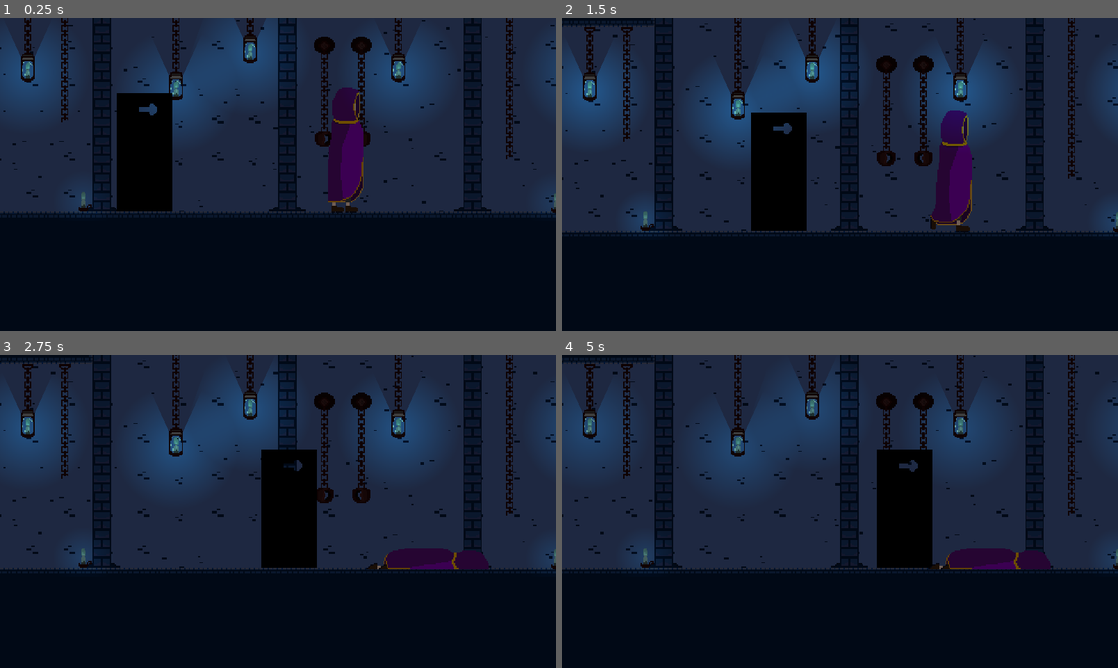
Above: before the commit, frames 1-4 (two rows, left to right).
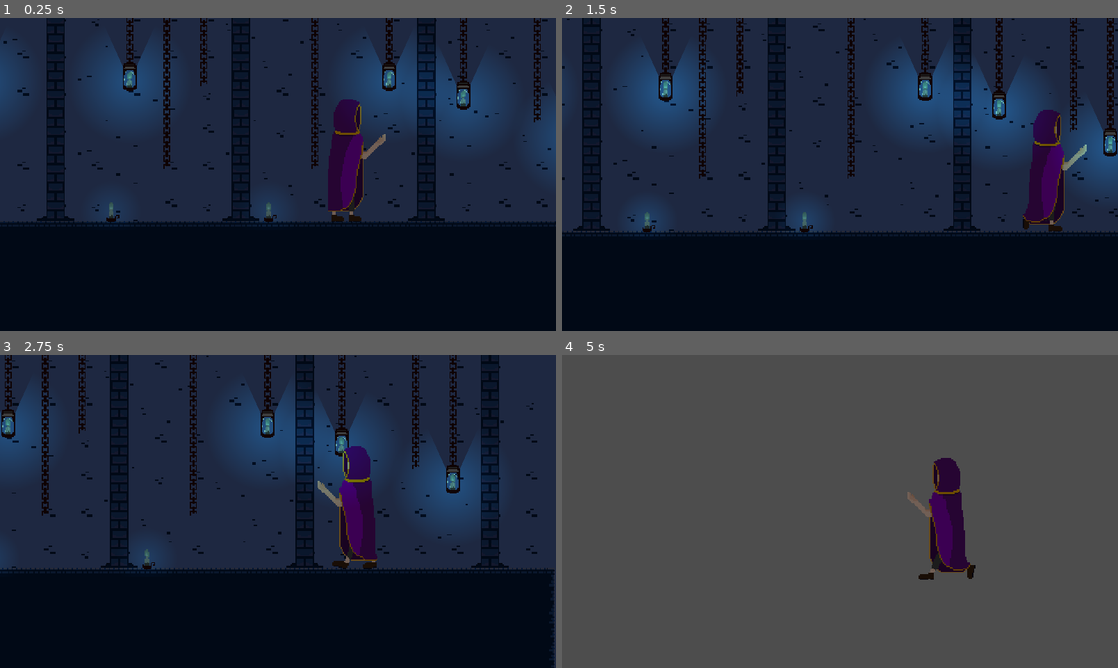
Above: after the commit, the same moments.

Repository: DevHatemAlDouh/hox-s-legacy
Game: Godot game, scene res://World/level1.tscn
Same seed, same stepped clock (60 frames per second), same inputs: the game is played once before the commit and once after it.
Inputs (mouse positions are in pixels of both pictures, inside the frame that each line leads up to):
- Up to frame 1 (0.25 s): no input
- Up to frame 2 (1.5 s): tap Enter (ui_accept) at 0.5, 0.77 s; move the mouse to (962, 158) at 0.52 s; hold D (right) from 0.53 s (still down); click (962, 158) at 0.6 s; right-click (962, 158) at 0.8 s; move the mouse to (728, 190) at 1.27 s; right-click (728, 190) at 1.35 s
- Up to frame 3 (2.75 s): tap Enter (ui_accept) at 1.52 s; click (166, 527) at 1.55 s; move the mouse to (333, 442) at 2.02 s; release D (right) at 2.03 s; hold A (left) from 2.03 s (still down); click (333, 442) at 2.1 s; right-click (333, 442) at 2.3 s
- Up to frame 4 (5 s): move the mouse to (812, 574) at 2.77 s; release A (left) at 2.78 s; hold D (right) 2.78-4.28 s; right-click (812, 574) at 2.85 s; tap Enter (ui_accept) at 3.02, 3.77, 4.52 s; click (812, 574) at 3.05 s; move the mouse to (1006, 558) at 3.52 s; click (1006, 558) at 3.6 s; right-click (1006, 558) at 3.8 s; move the mouse to (673, 464) at 4.27 s; hold A (left) from 4.28 s (still down); right-click (673, 464) at 4.35 s; click (673, 464) at 4.55 s

The runs differ from the first frame. In frame 1, 25% of the frame differs, in the area x 0-100%, y 0-67%; in frame 2, 30%; in frame 3, 26%; in frame 4, 100%, in the area x 0-100%, y 0-100%.

Commit message:
update movement

Diff:
--- a/Components/hurtbox.gd
+++ b/Components/hurtbox.gd
@@ -8,8 +8,9 @@
 func _ready() -> void:
 	connect("area_entered",_on_area_entered)
 
-func _on_area_entered(hitbox: HitBox) -> void:
-	print(hitbox.get_tree())
-	if hitbox != null:
-		health.health -= hitbox.damage
-		received_damage.emit(hitbox.damage)
+func _on_area_entered(area: Area2D) -> void:
+	if area is HitBox:
+		var hitbox: HitBox = area
+		if hitbox != null:
+			health.health -= hitbox.damage
+			received_damage.emit(hitbox.damage)
--- a/Enemies/001/001.tscn
+++ b/Enemies/001/001.tscn
@@ -31,6 +31,8 @@
 size = Vector2(48, 102)
 
 [node name="001" type="CharacterBody2D"]
+collision_layer = 2
+collision_mask = 3
 script = ExtResource("1_15y8m")
 
 [node name="Health" type="Node" parent="."]
@@ -41,7 +43,6 @@
 position = Vector2(0, -64)
 sprite_frames = SubResource("SpriteFrames_eqh5r")
 animation = &"Idel"
-flip_h = true
 
 [node name="HitBox" type="Area2D" parent="AnimatedSprite2D"]
 position = Vector2(0, 64)
--- /dev/null
+++ b/Engie/HP.tscn
@@ -0,0 +1,6 @@
+[gd_scene load_steps=2 format=3 uid="uid://dvsxp8t7lvrmf"]
+
+[ext_resource type="Script" path="res://Engie/hp.gd" id="1_hunap"]
+
+[node name="Hp" type="Node2D"]
+script = ExtResource("1_hunap")
--- /dev/null
+++ b/Engie/HitBox.tscn
@@ -0,0 +1,8 @@
+[gd_scene load_steps=2 format=3 uid="uid://d3abs8byroys4"]
+
+[ext_resource type="Script" path="res://Engie/hit_box.gd" id="1_s1kpn"]
+
+[node name="HitBox" type="Area2D"]
+script = ExtResource("1_s1kpn")
+
+[connection signal="body_entered" from="." to="." method="_on_body_entered"]
--- /dev/null
+++ b/Engie/hit_box.gd
@@ -0,0 +1,4 @@
+extends Area2D
+
+func _on_body_entered(body: Node2D) -> void:
+	pass # Replace with function body.
--- /dev/null
+++ b/Engie/hp.gd
@@ -0,0 +1,14 @@
+extends Node2D
+
+@export var MAX_HP : float
+var HP: float
+# Called when the node enters the scene tree for the first time.
+func _ready() -> void:
+	pass # Replace with function body.
+
+func birth():
+	HP = MAX_HP
+
+# Called every frame. 'delta' is the elapsed time since the previous frame.
+func _process(delta: float) -> void:
+	pass
--- a/Player/player.gd
+++ b/Player/player.gd
@@ -11,39 +11,18 @@
 
 
 func Update_Animation_Parameters():
-	if Input.is_action_just_pressed("death") || death:
-		if CombatMode:
-			animations["parameters/conditions/To_Combat"] = false
-			animations["parameters/conditions/Out_Combat"] = true
-			animations["parameters/conditions/Ready_Idel"] = false
+	if death:
+		animations["parameters/conditions/Is_Moving"] = false
 		animations["parameters/conditions/Idel"] = false
 		animations["parameters/conditions/Death"] = true
-		death = true
-	if Input.is_action_just_pressed("combat") && !CombatMode:
-		animations["parameters/conditions/To_Combat"] = true
-		animations["parameters/conditions/Out_Combat"] = false
-		animations["parameters/conditions/Idel"] = false
-		CombatMode = !CombatMode
-	elif Input.is_action_just_pressed("combat") && CombatMode:
-		animations["parameters/conditions/To_Combat"] = false
-		animations["parameters/conditions/Out_Combat"] = true
-		animations["parameters/conditions/Ready_Idel"] = false
-		CombatMode = !CombatMode
-	if !CombatMode:
-
+	else:
 		if velocity.x == 0:
 			animations["parameters/conditions/Idel"] = true
-			animations["parameters/conditions/Is_moving"] = false
+			animations["parameters/conditions/Is_Moving"] = false
 		else:
 			animations["parameters/conditions/Idel"] = false
-			animations["parameters/conditions/Is_moving"] = true
-	else:
-		if velocity.x == 0:
-			animations["parameters/conditions/Ready_Idel"] = true
-			animations["parameters/conditions/Ready_Is_moving"] = false
-		else:
-			animations["parameters/conditions/Ready_Idel"] = false
-			animations["parameters/conditions/Ready_Is_moving"] = true
+			animations["parameters/conditions/Is_Moving"] = true
+
 
 func _physics_process(delta: float) -> void:
 	Update_Animation_Parameters()
@@ -74,3 +53,13 @@
 
 func _on_health_health_depleted() -> void:
 	death = true
+
+
+func _on_enemyditction_area_entered(area: Area2D) -> void:
+	if area is HitBox:
+		CombatMode = true
+
+
+func _on_enemyditction_area_exited(area: Area2D) -> void:
+	if area is HitBox:
+		CombatMode = false
--- a/Player/player.tscn
+++ b/Player/player.tscn
@@ -1,11 +1,9 @@
-[gd_scene load_steps=65 format=3 uid="uid://bl56j3otjru8u"]
+[gd_scene load_steps=47 format=3 uid="uid://bl56j3otjru8u"]
 
 [ext_resource type="Script" path="res://Player/player.gd" id="1_yhfnr"]
-[ext_resource type="Texture2D" uid="uid://buldehinad5b0" path="res://Player/Assists/idel4.0.png" id="2_l745g"]
 [ext_resource type="Texture2D" uid="uid://30pma2vjdgen" path="res://Player/Assists/Ready3.0.png" id="3_5joss"]
 [ext_resource type="Texture2D" uid="uid://d0cxethkxkulp" path="res://Player/Assists/Ready_idel3.0.png" id="4_gk1hx"]
 [ext_resource type="Texture2D" uid="uid://pq8edpunb1w8" path="res://Player/Assists/Ready_walk4.0.png" id="5_eao42"]
-[ext_resource type="Texture2D" uid="uid://ccpwny3ouf6l5" path="res://Player/Assists/walk4.0.png" id="6_ktspk"]
 [ext_resource type="Texture2D" uid="uid://cw2dw4nd34xpu" path="res://Player/Assists/Death4.0.png" id="7_7bo0c"]
 [ext_resource type="AudioStream" uid="uid://c6s7nvcaic02i" path="res://Player/VFX's/Footsteps.mp3" id="7_fk0ue"]
 [ext_resource type="Script" path="res://Components/health.gd" id="9_8myxi"]
@@ -24,7 +22,7 @@
 "times": PackedFloat32Array(0),
 "transitions": PackedFloat32Array(1),
 "update": 0,
-"values": [&"new_animation"]
+"values": [&"Death"]
 }
 tracks/1/type = "value"
 tracks/1/imported = false
@@ -98,7 +96,7 @@
 [sub_resource type="Animation" id="Animation_kbsyy"]
 resource_name = "Ready"
 length = 0.5
-step = 0.1
+step = 0.1595
 tracks/0/type = "value"
 tracks/0/imported = false
 tracks/0/enabled = true
@@ -124,38 +122,11 @@
 "values": [0, 1, 2, 3]
 }
 
-[sub_resource type="Animation" id="Animation_kk3th"]
-resource_name = "Ready_Idel"
-step = 0.5
-tracks/0/type = "value"
-tracks/0/imported = false
-tracks/0/enabled = true
-tracks/0/path = NodePath("AnimatedSprite2D:frame")
-tracks/0/interp = 1
-tracks/0/loop_wrap = true
-tracks/0/keys = {
-"times": PackedFloat32Array(0, 0.5),
-"transitions": PackedFloat32Array(1, 1),
-"update": 0,
-"values": [0, 1]
-}
-tracks/1/type = "value"
-tracks/1/imported = false
-tracks/1/enabled = true
-tracks/1/path = NodePath("AnimatedSprite2D:animation")
-tracks/1/interp = 1
-tracks/1/loop_wrap = true
-tracks/1/keys = {
-"times": PackedFloat32Array(0),
-"transitions": PackedFloat32Array(1),
-"update": 0,
-"values": [&"Ready_Idel"]
-}
-
-[sub_resource type="Animation" id="Animation_xke8d"]
-resource_name = "Ready_Walk"
+[sub_resource type="Animation" id="Animation_xxy5d"]
+resource_name = "Walk"
 length = 0.5
-step = 0.05
+loop_mode = 1
+step = 0.1
 tracks/0/type = "value"
 tracks/0/imported = false
 tracks/0/enabled = true
@@ -166,7 +137,7 @@
 "times": PackedFloat32Array(0),
 "transitions": PackedFloat32Array(1),
 "update": 0,
-"values": [&"Ready_Walk"]
+"values": [&"Walk"]
 }
 tracks/1/type = "value"
 tracks/1/imported = false
@@ -181,43 +152,12 @@
 "values": [0, 1, 2, 3, 4, 5]
 }
 
-[sub_resource type="Animation" id="Animation_xxy5d"]
-resource_name = "Walk"
-length = 0.5
-step = 0.1
-tracks/0/type = "value"
-tracks/0/imported = false
-tracks/0/enabled = true
-tracks/0/path = NodePath("AnimatedSprite2D:animation")
-tracks/0/interp = 1
-tracks/0/loop_wrap = true
-tracks/0/keys = {
-"times": PackedFloat32Array(0),
-"transitions": PackedFloat32Array(1),
-"update": 0,
-"values": [&"Walk"]
-}
-tracks/1/type = "value"
-tracks/1/imported = false
-tracks/1/enabled = true
-tracks/1/path = NodePath("AnimatedSprite2D:frame")
-tracks/1/interp = 1
-tracks/1/loop_wrap = true
-tracks/1/keys = {
-"times": PackedFloat32Array(0, 0.1, 0.2, 0.3, 0.4, 0.5),
-"transitions": PackedFloat32Array(1, 1, 1, 1, 1, 1),
-"update": 0,
-"values": [0, 1, 2, 3, 4, 5]
-}
-
 [sub_resource type="AnimationLibrary" id="AnimationLibrary_tnnkx"]
 _data = {
 "Death": SubResource("Animation_3m12v"),
 "Idel": SubResource("Animation_qhtfr"),
 "RESET": SubResource("Animation_ketm8"),
 "Ready": SubResource("Animation_kbsyy"),
-"Ready_Idel": SubResource("Animation_kk3th"),
-"Ready_Walk": SubResource("Animation_xke8d"),
 "Walk": SubResource("Animation_xxy5d")
 }
 
@@ -225,13 +165,33 @@
 radius = 16.0
 height = 112.0
 
-[sub_resource type="AtlasTexture" id="AtlasTexture_wpeno"]
-atlas = ExtResource("2_l745g")
+[sub_resource type="AtlasTexture" id="AtlasTexture_wbb5t"]
+atlas = ExtResource("7_7bo0c")
+region = Rect2(0, 128, 256, 128)
+
+[sub_resource type="AtlasTexture" id="AtlasTexture_5pha0"]
+atlas = ExtResource("7_7bo0c")
+region = Rect2(256, 128, 256, 128)
+
+[sub_resource type="AtlasTexture" id="AtlasTexture_0v115"]
+atlas = ExtResource("7_7bo0c")
+region = Rect2(512, 128, 256, 128)
+
+[sub_resource type="AtlasTexture" id="AtlasTexture_qq34m"]
+atlas = ExtResource("7_7bo0c")
+region = Rect2(768, 128, 256, 128)
+
+[sub_resource type="AtlasTexture" id="AtlasTexture_6q5my"]
+atlas = ExtResource("7_7bo0c")
+region = Rect2(1024, 128, 256, 128)
+
+[sub_resource type="AtlasTexture" id="AtlasTexture_bvinl"]
+atlas = ExtResource("4_gk1hx")
+region = Rect2(128, 0, 128, 128)
+
+[sub_resource type="AtlasTexture" id="AtlasTexture_1b42d"]
+atlas = ExtResource("4_gk1hx")
 region = Rect2(0, 0, 128, 128)
-
-[sub_resource type="AtlasTexture" id="AtlasTexture_qak02"]
-atlas = ExtResource("2_l745g")
-region = Rect2(128, 0, 128, 128)
 
 [sub_resource type="AtlasTexture" id="AtlasTexture_3knkp"]
 atlas = ExtResource("3_5joss")
@@ -249,22 +209,14 @@
 atlas = ExtResource("3_5joss")
 region = Rect2(384, 0, 128, 128)
 
-[sub_resource type="AtlasTexture" id="AtlasTexture_1b42d"]
-atlas = ExtResource("4_gk1hx")
+[sub_resource type="AtlasTexture" id="AtlasTexture_elfdn"]
+atlas = ExtResource("5_eao42")
 region = Rect2(0, 0, 128, 128)
 
-[sub_resource type="AtlasTexture" id="AtlasTexture_bvinl"]
-atlas = ExtResource("4_gk1hx")
+[sub_resource type="AtlasTexture" id="AtlasTexture_4b3vt"]
+atlas = ExtResource("5_eao42")
 region = Rect2(128, 0, 128, 128)
 
-[sub_resource type="AtlasTexture" id="AtlasTexture_elfdn"]
-atlas = ExtResource("5_eao42")
-region = Rect2(0, 0, 128, 128)
-
-[sub_resource type="AtlasTexture" id="AtlasTexture_4b3vt"]
-atlas = ExtResource("5_eao42")
-region = Rect2(128, 0, 128, 128)
-
 [sub_resource type="AtlasTexture" id="AtlasTexture_75cea"]
 atlas = ExtResource("5_eao42")
 region = Rect2(256, 0, 128, 128)
@@ -280,59 +232,35 @@
 [sub_resource type="AtlasTexture" id="AtlasTexture_k4fma"]
 atlas = ExtResource("5_eao42")
 region = Rect2(640, 0, 128, 128)
-
-[sub_resource type="AtlasTexture" id="AtlasTexture_76voo"]
-atlas = ExtResource("6_ktspk")
-region = Rect2(0, 0, 128, 128)
-
-[sub_resource type="AtlasTexture" id="AtlasTexture_ho0vg"]
-atlas = ExtResource("6_ktspk")
-region = Rect2(128, 0, 128, 128)
-
-[sub_resource type="AtlasTexture" id="AtlasTexture_cr8s6"]
-atlas = ExtResource("6_ktspk")
-region = Rect2(256, 0, 128, 128)
-
-[sub_resource type="AtlasTexture" id="AtlasTexture_45sxu"]
-atlas = ExtResource("6_ktspk")
-region = Rect2(384, 0, 128, 128)
-
-[sub_resource type="AtlasTexture" id="AtlasTexture_cm0u8"]
-atlas = ExtResource("6_ktspk")
-region = Rect2(512, 0, 128, 128)
-
-[sub_resource type="AtlasTexture" id="AtlasTexture_xlgrx"]
-atlas = ExtResource("6_ktspk")
-region = Rect2(640, 0, 128, 128)
-
-[sub_resource type="AtlasTexture" id="AtlasTexture_wbb5t"]
-atlas = ExtResource("7_7bo0c")
-region = Rect2(0, 128, 256, 128)
-
-[sub_resource type="AtlasTexture" id="AtlasTexture_5pha0"]
-atlas = ExtResource("7_7bo0c")
-region = Rect2(256, 128, 256, 128)
-
-[sub_resource type="AtlasTexture" id="AtlasTexture_0v115"]
-atlas = ExtResource("7_7bo0c")
-region = Rect2(512, 128, 256, 128)
-
-[sub_resource type="AtlasTexture" id="AtlasTexture_qq34m"]
-atlas = ExtResource("7_7bo0c")
-region = Rect2(768, 128, 256, 128)
-
-[sub_resource type="AtlasTexture" id="AtlasTexture_6q5my"]
-atlas = ExtResource("7_7bo0c")
-region = Rect2(1024, 128, 256, 128)
 
 [sub_resource type="SpriteFrames" id="SpriteFrames_o82da"]
 animations = [{
 "frames": [{
 "duration": 1.0,
-"texture": SubResource("AtlasTexture_wpeno")
-}, {
-"duration": 1.0,
-"texture": SubResource("AtlasTexture_qak02")
+"texture": SubResource("AtlasTexture_wbb5t")
+}, {
+"duration": 1.0,
+"texture": SubResource("AtlasTexture_5pha0")
+}, {
+"duration": 1.0,
+"texture": SubResource("AtlasTexture_0v115")
+}, {
+"duration": 1.0,
+"texture": SubResource("AtlasTexture_qq34m")
+}, {
+"duration": 1.0,
+"texture": SubResource("AtlasTexture_6q5my")
+}],
+"loop": true,
+"name": &"Death",
+"speed": 5.0
+}, {
+"frames": [{
+"duration": 1.0,
+"texture": SubResource("AtlasTexture_bvinl")
+}, {
+"duration": 1.0,
+"texture": SubResource("AtlasTexture_1b42d")
 }],
 "loop": false,
 "name": &"Idel",
@@ -357,17 +285,6 @@
 }, {
 "frames": [{
 "duration": 1.0,
-"texture": SubResource("AtlasTexture_1b42d")
-}, {
-"duration": 1.0,
-"texture": SubResource("AtlasTexture_bvinl")
-}],
-"loop": false,
-"name": &"Ready_Idel",
-"speed": 5.0
-}, {
-"frames": [{
-"duration": 1.0,
 "texture": SubResource("AtlasTexture_elfdn")
 }, {
 "duration": 1.0,
@@ -384,90 +301,28 @@
 }, {
 "duration": 1.0,
 "texture": SubResource("AtlasTexture_k4fma")
-}],
-"loop": false,
-"name": &"Ready_Walk",
-"speed": 5.0
-}, {
-"frames": [{
-"duration": 1.0,
-"texture": SubResource("AtlasTexture_76voo")
-}, {
-"duration": 1.0,
-"texture": SubResource("AtlasTexture_ho0vg")
-}, {
-"duration": 1.0,
-"texture": SubResource("AtlasTexture_cr8s6")
-}, {
-"duration": 1.0,
-"texture": SubResource("AtlasTexture_45sxu")
-}, {
-"duration": 1.0,
-"texture": SubResource("AtlasTexture_cm0u8")
-}, {
-"duration": 1.0,
-"texture": SubResource("AtlasTexture_xlgrx")
 }],
 "loop": false,
 "name": &"Walk",
 "speed": 5.0
-}, {
-"frames": [{
-"duration": 1.0,
-"texture": SubResource("AtlasTexture_wbb5t")
-}, {
-"duration": 1.0,
-"texture": SubResource("AtlasTexture_5pha0")
-}, {
-"duration": 1.0,
-"texture": SubResource("AtlasTexture_0v115")
-}, {
-"duration": 1.0,
-"texture": SubResource("AtlasTexture_qq34m")
-}, {
-"duration": 1.0,
-"texture": SubResource("AtlasTexture_6q5my")
-}],
-"loop": true,
-"name": &"new_animation",
-"speed": 5.0
 }]
 
-[sub_resource type="AnimationNodeAnimation" id="AnimationNodeAnimation_cjeyy"]
+[sub_resource type="AnimationNodeAnimation" id="AnimationNodeAnimation_8q5ts"]
 animation = &"Death"
 
-[sub_resource type="AnimationNodeAnimation" id="AnimationNodeAnimation_50ri6"]
+[sub_resource type="AnimationNodeAnimation" id="AnimationNodeAnimation_ry6e1"]
 animation = &"Idel"
 use_custom_timeline = true
-timeline_length = 1.0
+timeline_length = 0.7
 stretch_time_scale = true
 start_offset = 0.0
 loop_mode = 1
 
-[sub_resource type="AnimationNodeAnimation" id="AnimationNodeAnimation_uigb0"]
-animation = &"Ready_Idel"
-use_custom_timeline = true
-timeline_length = 1.0
-stretch_time_scale = true
-start_offset = 0.0
-loop_mode = 1
-
-[sub_resource type="AnimationNodeAnimation" id="AnimationNodeAnimation_vk2q2"]
-animation = &"Ready_Walk"
-use_custom_timeline = true
-timeline_length = 0.5
-stretch_time_scale = true
-start_offset = 0.0
-loop_mode = 1
-
-[sub_resource type="AnimationNodeAnimation" id="AnimationNodeAnimation_okwy7"]
-animation = &"Ready"
-
-[sub_resource type="AnimationNodeAnimation" id="AnimationNodeAnimation_gd85f"]
+[sub_resource type="AnimationNodeAnimation" id="AnimationNodeAnimation_pxuk5"]
 animation = &"Ready"
 play_mode = 1
 
-[sub_resource type="AnimationNodeAnimation" id="AnimationNodeAnimation_la02t"]
+[sub_resource type="AnimationNodeAnimation" id="AnimationNodeAnimation_6h3cg"]
 animation = &"Walk"
 use_custom_timeline = true
 timeline_length = 0.5
@@ -475,68 +330,50 @@
 start_offset = 0.0
 loop_mode = 1
 
-[sub_resource type="AnimationNodeStateMachineTransition" id="AnimationNodeStateMachineTransition_y2kn7"]
-advance_mode = 2
-advance_condition = &"Is_moving"
-
-[sub_resource type="AnimationNodeStateMachineTransition" id="AnimationNodeStateMachineTransition_8071s"]
+[sub_resource type="AnimationNodeStateMachineTransition" id="AnimationNodeStateMachineTransition_gtev2"]
+advance_mode = 2
+advance_condition = &"Is_Moving"
+
+[sub_resource type="AnimationNodeStateMachineTransition" id="AnimationNodeStateMachineTransition_115g0"]
 advance_mode = 2
 advance_condition = &"Idel"
 
-[sub_resource type="AnimationNodeStateMachineTransition" id="AnimationNodeStateMachineTransition_l8jbb"]
-advance_mode = 2
-advance_condition = &"To_Combat"
-
-[sub_resource type="AnimationNodeStateMachineTransition" id="AnimationNodeStateMachineTransition_pbnn2"]
+[sub_resource type="AnimationNodeStateMachineTransition" id="AnimationNodeStateMachineTransition_sgle6"]
+advance_mode = 2
+
+[sub_resource type="AnimationNodeStateMachineTransition" id="AnimationNodeStateMachineTransition_yji1w"]
+advance_mode = 2
+advance_condition = &"Death"
+
+[sub_resource type="AnimationNodeStateMachineTransition" id="AnimationNodeStateMachineTransition_dh6xb"]
 switch_mode = 2
 advance_mode = 2
 
-[sub_resource type="AnimationNodeStateMachineTransition" id="AnimationNodeStateMachineTransition_xjdvd"]
-advance_mode = 2
-advance_condition = &"Ready_Is_moving"
-
-[sub_resource type="AnimationNodeStateMachineTransition" id="AnimationNodeStateMachineTransition_287av"]
-advance_mode = 2
-advance_condition = &"Ready_Idel"
-
-[sub_resource type="AnimationNodeStateMachineTransition" id="AnimationNodeStateMachineTransition_807ye"]
-switch_mode = 2
-advance_mode = 2
-
-[sub_resource type="AnimationNodeStateMachineTransition" id="AnimationNodeStateMachineTransition_qa5ro"]
-advance_mode = 2
-advance_condition = &"Out_Combat"
-
-[sub_resource type="AnimationNodeStateMachineTransition" id="AnimationNodeStateMachineTransition_j4hcd"]
+[sub_resource type="AnimationNodeStateMachineTransition" id="AnimationNodeStateMachineTransition_fxsxe"]
 advance_mode = 2
 advance_condition = &"Death"
 
-[sub_resource type="AnimationNodeStateMachineTransition" id="AnimationNodeStateMachineTransition_agf08"]
-advance_mode = 2
-
 [sub_resource type="AnimationNodeStateMachine" id="AnimationNodeStateMachine_mbkf3"]
-states/Death/node = SubResource("AnimationNodeAnimation_cjeyy")
-states/Death/position = Vector2(611.5, 100.125)
-states/Idel/node = SubResource("AnimationNodeAnimation_50ri6")
-states/Idel/position = Vector2(345, 99.4375)
-states/Ready_Idel/node = SubResource("AnimationNodeAnimation_uigb0")
-states/Ready_Idel/position = Vector2(612, -108.141)
-states/Ready_Walk/node = SubResource("AnimationNodeAnimation_vk2q2")
-states/Ready_Walk/position = Vector2(831.5, -108.469)
-states/Start/position = Vector2(202, 100)
-states/To_Combat/node = SubResource("AnimationNodeAnimation_okwy7")
-states/To_Combat/position = Vector2(346.25, -108.625)
-states/To_Idel/node = SubResource("AnimationNodeAnimation_gd85f")
-states/To_Idel/position = Vector2(480, 5.5)
-states/Walk/node = SubResource("AnimationNodeAnimation_la02t")
-states/Walk/position = Vector2(343.75, 313.375)
-transitions = ["Idel", "Walk", SubResource("AnimationNodeStateMachineTransition_y2kn7"), "Walk", "Idel", SubResource("AnimationNodeStateMachineTransition_8071s"), "Idel", "To_Combat", SubResource("AnimationNodeStateMachineTransition_l8jbb"), "To_Combat", "Ready_Idel", SubResource("AnimationNodeStateMachineTransition_pbnn2"), "Ready_Idel", "Ready_Walk", SubResource("AnimationNodeStateMachineTransition_xjdvd"), "Ready_Walk", "Ready_Idel", SubResource("AnimationNodeStateMachineTransition_287av"), "To_Idel", "Idel", SubResource("AnimationNodeStateMachineTransition_807ye"), "Ready_Idel", "To_Idel", SubResource("AnimationNodeStateMachineTransition_qa5ro"), "Idel", "Death", SubResource("AnimationNodeStateMachineTransition_j4hcd"), "Start", "Idel", SubResource("AnimationNodeStateMachineTransition_agf08")]
-graph_offset = Vector2(284, -144)
+states/Death/node = SubResource("AnimationNodeAnimation_8q5ts")
+states/Death/position = Vector2(724, 99.8477)
+states/Idel/node = SubResource("AnimationNodeAnimation_ry6e1")
+states/Idel/position = Vector2(367.125, 100.023)
+states/Ready/node = SubResource("AnimationNodeAnimation_pxuk5")
+states/Ready/position = Vector2(539.5, 99.125)
+states/Start/position = Vector2(203.5, 100.047)
+states/Walk/node = SubResource("AnimationNodeAnimation_6h3cg")
+states/Walk/position = Vector2(365.156, 261.5)
+transitions = ["Idel", "Walk", SubResource("AnimationNodeStateMachineTransition_gtev2"), "Walk", "Idel", SubResource("AnimationNodeStateMachineTransition_115g0"), "Start", "Idel", SubResource("AnimationNodeStateMachineTransition_sgle6"), "Idel", "Ready", SubResource("AnimationNodeStateMachineTransition_yji1w"), "Ready", "Death", SubResource("AnimationNodeStateMachineTransition_dh6xb"), "Walk", "Ready", SubResource("AnimationNodeStateMachineTransition_fxsxe")]
+graph_offset = Vector2(221, 60)
 
 [sub_resource type="RectangleShape2D" id="RectangleShape2D_qcg84"]
 size = Vector2(32, 90)
 
-[node name="Player" type="CharacterBody2D" node_paths=PackedStringArray("Player_Assist", "animations")]
+[sub_resource type="CircleShape2D" id="CircleShape2D_l44yb"]
+radius = 300.0
+
+[node name="Player" type="CharacterBody2D" node_paths=PackedStringArray("Player_Assist", "animations") groups=["player"]]
+collision_mask = 3
 script = ExtResource("1_yhfnr")
 Player_Assist = NodePath("AnimatedSprite2D")
 animations = NodePath("AnimationTree")
@@ -562,14 +399,9 @@
 [node name="AnimationTree" type="AnimationTree" parent="."]
 tree_root = SubResource("AnimationNodeStateMachine_mbkf3")
 anim_player = NodePath("../AnimationPlayer")
-parameters/conditions/Dath = false
 parameters/conditions/Death = false
 parameters/conditions/Idel = false
-parameters/conditions/Is_moving = false
-parameters/conditions/Out_Combat = false
-parameters/conditions/Ready_Idel = false
-parameters/conditions/Ready_Is_moving = false
-parameters/conditions/To_Combat = false
+parameters/conditions/Is_Moving = false
 
 [node name="Footsteps" type="AudioStreamPlayer2D" parent="."]
 stream = ExtResource("7_fk0ue")
@@ -585,4 +417,11 @@
 shape = SubResource("RectangleShape2D_qcg84")
 debug_color = Color(1, 0, 0, 0.419608)
 
+[node name="enemyditction" type="Area2D" parent="."]
+
+[node name="CollisionShape2D" type="CollisionShape2D" parent="enemyditction"]
+shape = SubResource("CircleShape2D_l44yb")
+
 [connection signal="health_depleted" from="Health" to="." method="_on_health_health_depleted"]
+[connection signal="area_entered" from="enemyditction" to="." method="_on_enemyditction_area_entered"]
+[connection signal="area_exited" from="enemyditction" to="." method="_on_enemyditction_area_exited"]
--- a/World/chain.gd
+++ b/World/chain.gd
@@ -8,7 +8,8 @@
 	else:
 		Move = false
 
-func _on_area_2d_body_entered(_body: Node2D) -> void:
-	if !Move:
+func _on_area_2d_body_entered(body: Node2D) -> void:
+
+	if body.is_in_group("player") && !Move:
 		$AnimationPlayer.play("RESET")
 		$SVX.play()
--- a/World/level1.tscn
+++ b/World/level1.tscn
@@ -408,7 +408,7 @@
 position = Vector2(16, -24)
 
 [node name="Player" parent="." instance=ExtResource("7_jiso0")]
-position = Vector2(192, -8)
+position = Vector2(712, -16)
 
 [node name="Camera2D2" type="Camera2D" parent="Player"]
 position = Vector2(-56, -32)
--- a/project.godot
+++ b/project.godot
@@ -22,6 +22,10 @@
 window/size/window_width_override=1920
 window/size/window_height_override=1080
 window/stretch/mode="canvas_items"
+
+[global_group]
+
+player=""
 
 [input]
 
Not shown: 1 places in Enemies/001/001.tscn that only renumber resources
Not shown, changed: Enemies/001/Drow/001Idel.png.import
Binary file removed: Player/Assists/Walk3.0.png
Not shown, removed: Player/Assists/Walk3.0.png.import
Not shown, changed: Player/Assists/idel4.0.png.import
Binary file removed: Player/Assists/walk4.0.png
Not shown, removed: Player/Assists/walk4.0.png.import
Not shown, removed: Player/Drow/Combat_Idel2.0.png.import
Renamed: Player/Drow/Ready2.0.png.import -> Player/Drow/old/Ready2.0.png.import
Renamed: Player/Drow/idel_2.0.png.import -> Player/Drow/old/idel_2.0.png.import
Renamed: Player/Drow/walk2.0.png.import -> Player/Drow/old/walk2.0.png.import
Renamed: Player/Drow/walk_ready2.0.png.import -> Player/Drow/old/walk_ready2.0.png.import
(and 42 more such lines)
